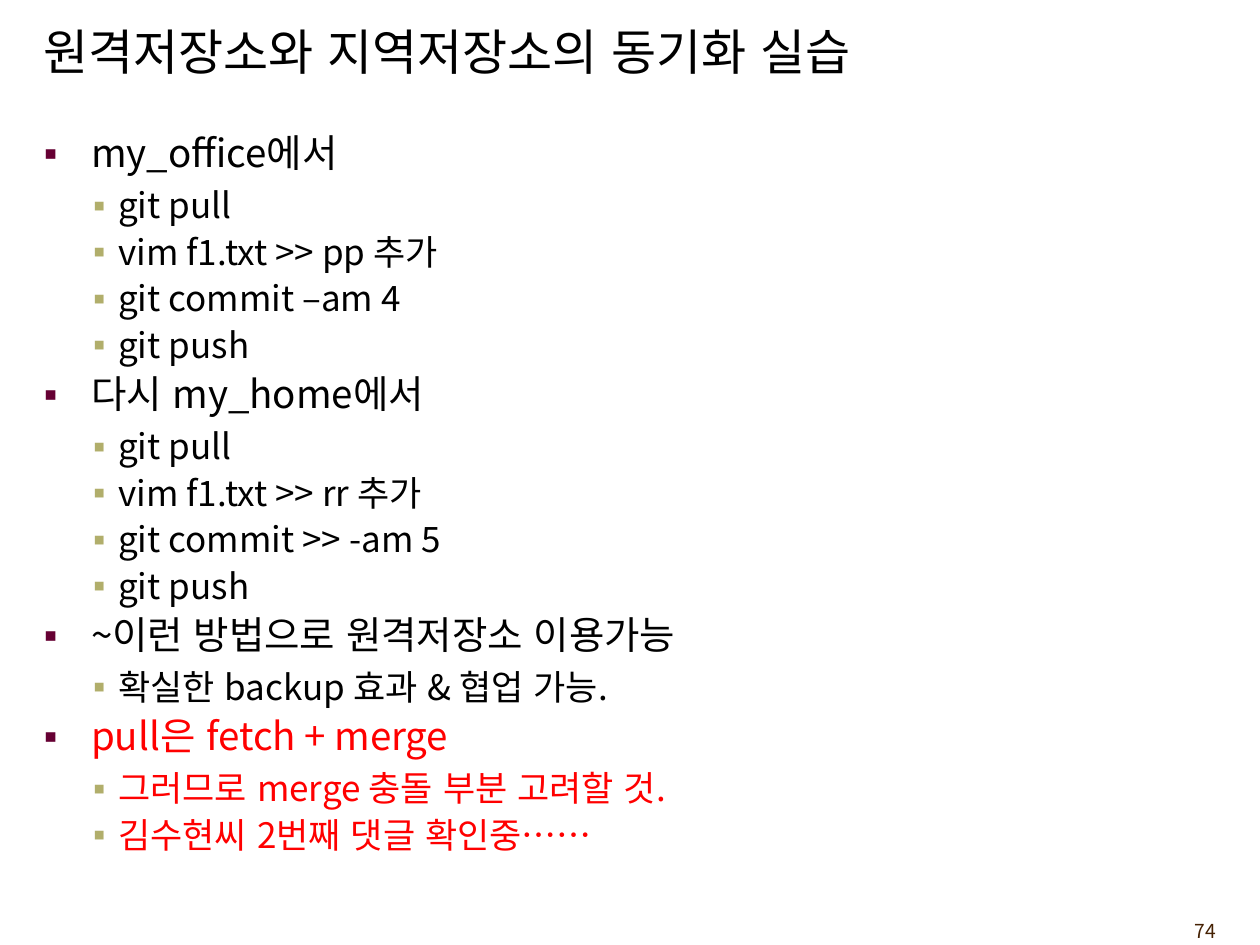
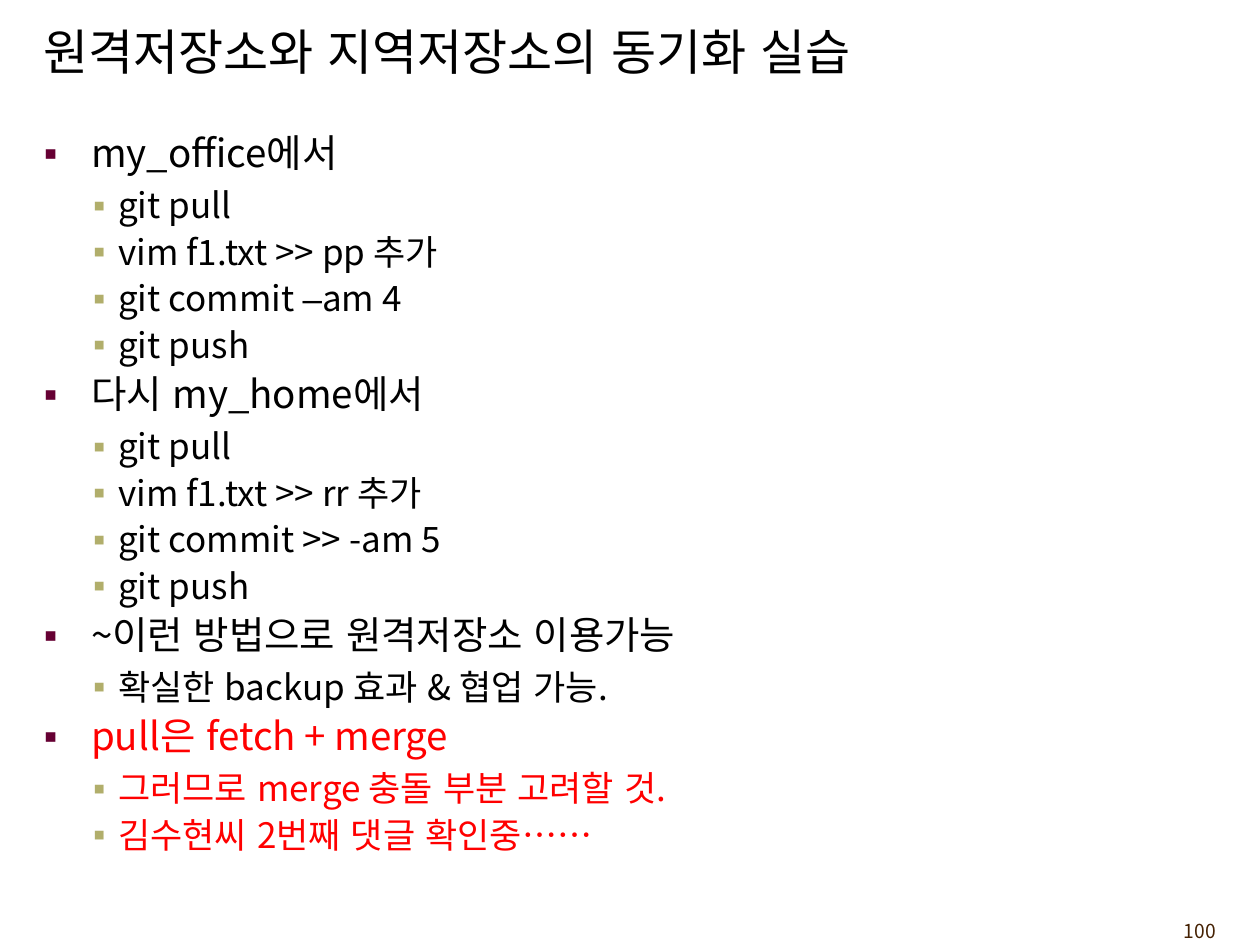
Before and after one commit to leejaegook/lecture_git, a slide deck: slide 100 of gitTeachingMaterial.ppt (slide 74 before the commit). Drawn at 1260x945 pixels with LibreOffice and Linux fonts; fonts in the diff are those of the drawing; background and template pictures are left out. Boxes give left, top, right and bottom in pixels: in the first picture for what was removed or moved away, otherwise in the second. Text is boxed around its words. In the diff, an @@ line names an element or a change of style, - is before the commit and + after.

Commit message:
lecture text modify

```diff
--- a/gitTeachingMaterial.ppt
+++ b/gitTeachingMaterial.ppt
@@ text at box(118, 284, 592, 851): font Noto Sans CJK KR to Arial in "–am", "확인중……" @@
@@ page number at box(1184, 923, 1216, 939): text changed @@
-74
+100
```
Also in this commit, not shown: 37 other slides changed, 26 slides added.
